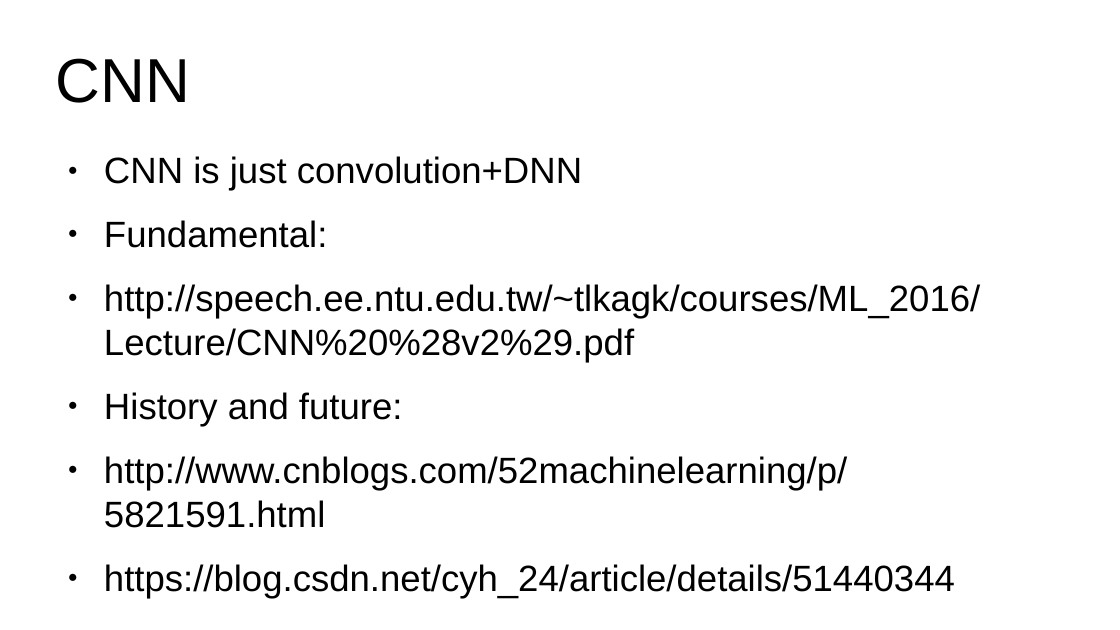
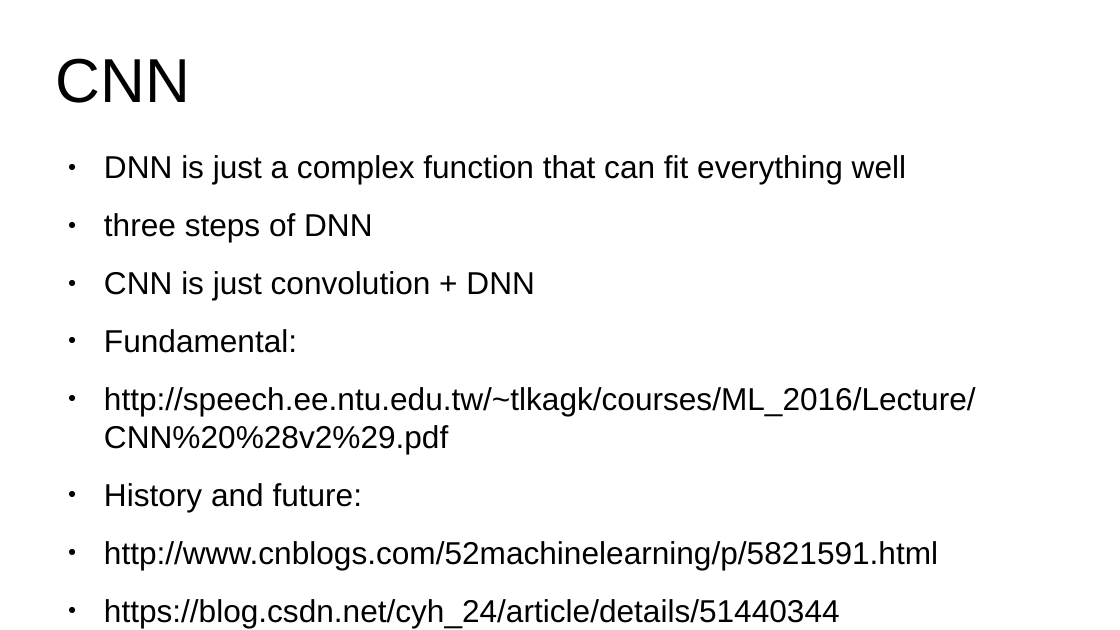
Before and after one commit to henryliuw/Gradient-Adversarial-Transformation-Network, a slide deck: slide 2 of project_note.odp. Drawn at 1120x630 pixels with LibreOffice and Linux fonts; fonts in the diff are those of the drawing. Boxes give left, top, right and bottom in pixels: in the first picture for what was removed or moved away, otherwise in the second. Text is boxed around its words. In the diff, an @@ line names an element or a change of style, - is before the commit and + after.

```diff
--- a/project_note.odp
+++ b/project_note.odp
@@ text at (x1=104, y1=155, x2=906, y2=300): text changed; size 25.9 to 22.4 pt @@
-● CNN is just convolution+DNN
+● DNN is just a complex function that can fit everything well
+● three steps of DNN
+● CNN is just convolution + DNN
@@ text at (x1=104, y1=329, x2=976, y2=628): size 25.9 to 22.4 pt in "Fundamental:", "http://speech.ee.ntu.edu.tw/~tlkagk/courses/ML_2016/Lecture/ ...", "History and future:", "http://www.cnblogs.com/52machinelearning/p/5821591.html" and 1 more places @@
```
Also in this commit, not shown: 4 other slides changed, 1 slide added.
